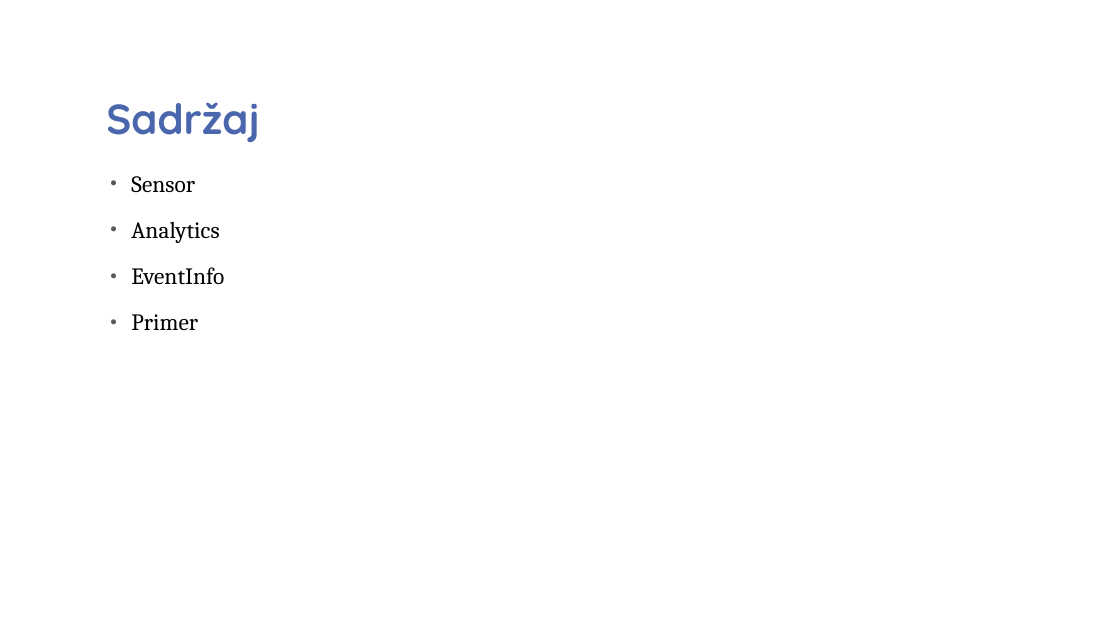
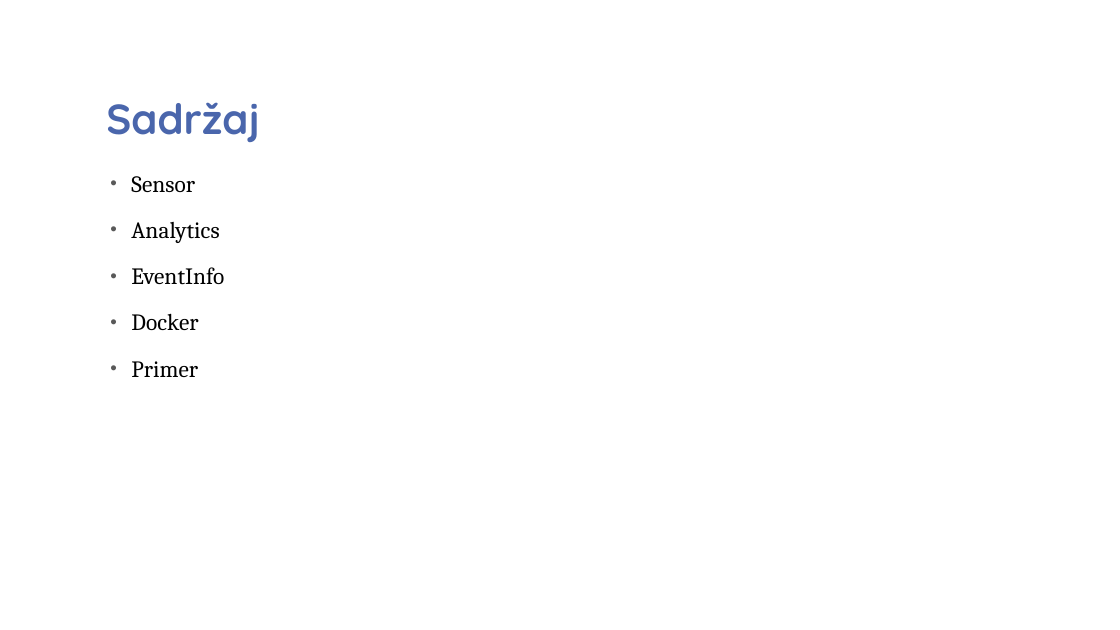
Before and after one commit to deutschah/IOT2, a slide deck: slide 2 of Internet stvari i servisa2.pptx. Drawn at 1120x630 pixels with LibreOffice and Linux fonts; fonts in the diff are those of the drawing; background and template pictures are left out. Boxes give left, top, right and bottom in pixels: in the first picture for what was removed or moved away, otherwise in the second. Text is boxed around its words. In the diff, an @@ line names an element or a change of style, - is before the commit and + after.

```diff
--- a/Internet stvari i servisa2.pptx
+++ b/Internet stvari i servisa2.pptx
@@ text at (131,313,198,330): paragraph added @@
+• Docker
```
Also in this commit, not shown: 2 other slides changed, 6 slides added, 2 slides removed, 14 other files.
